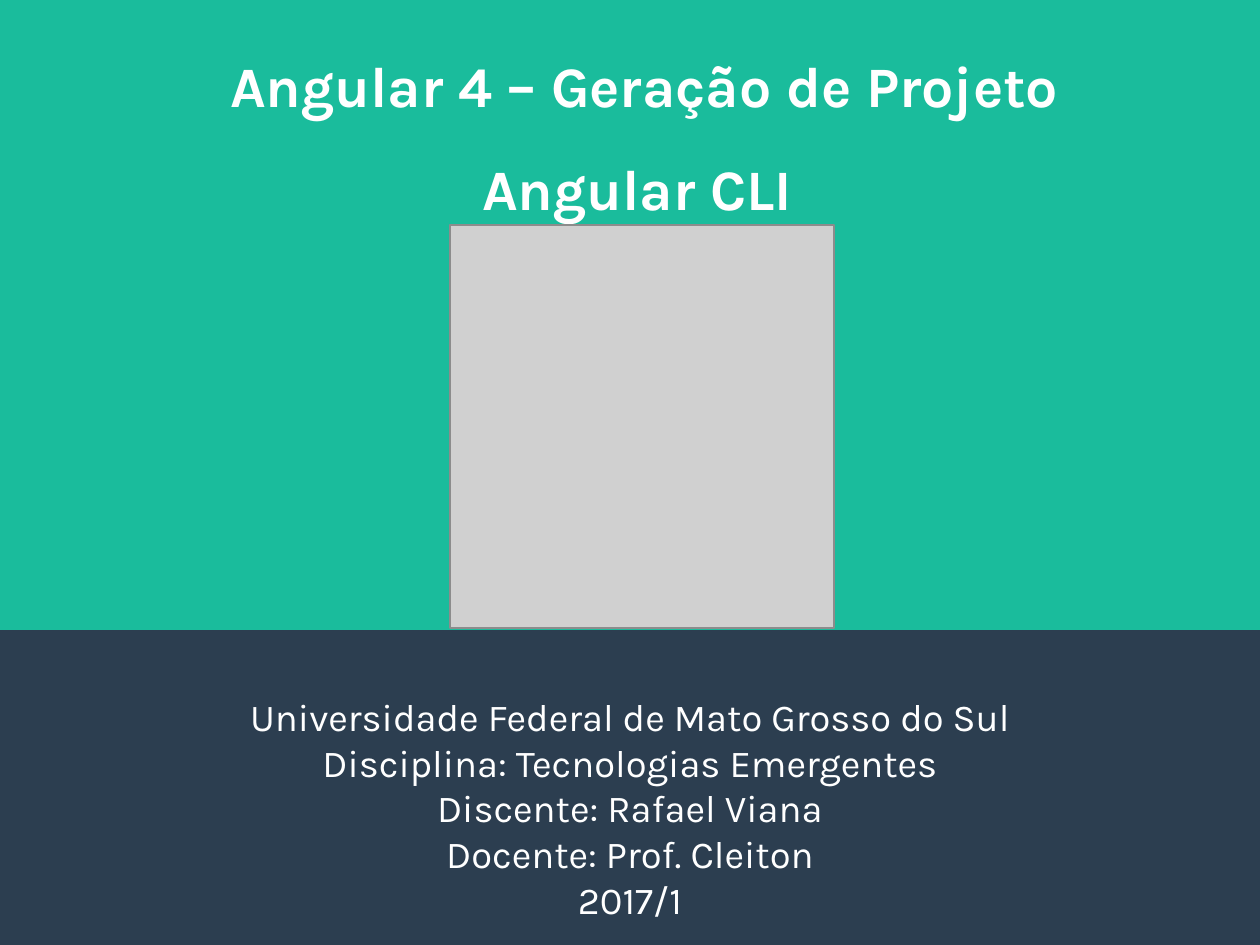
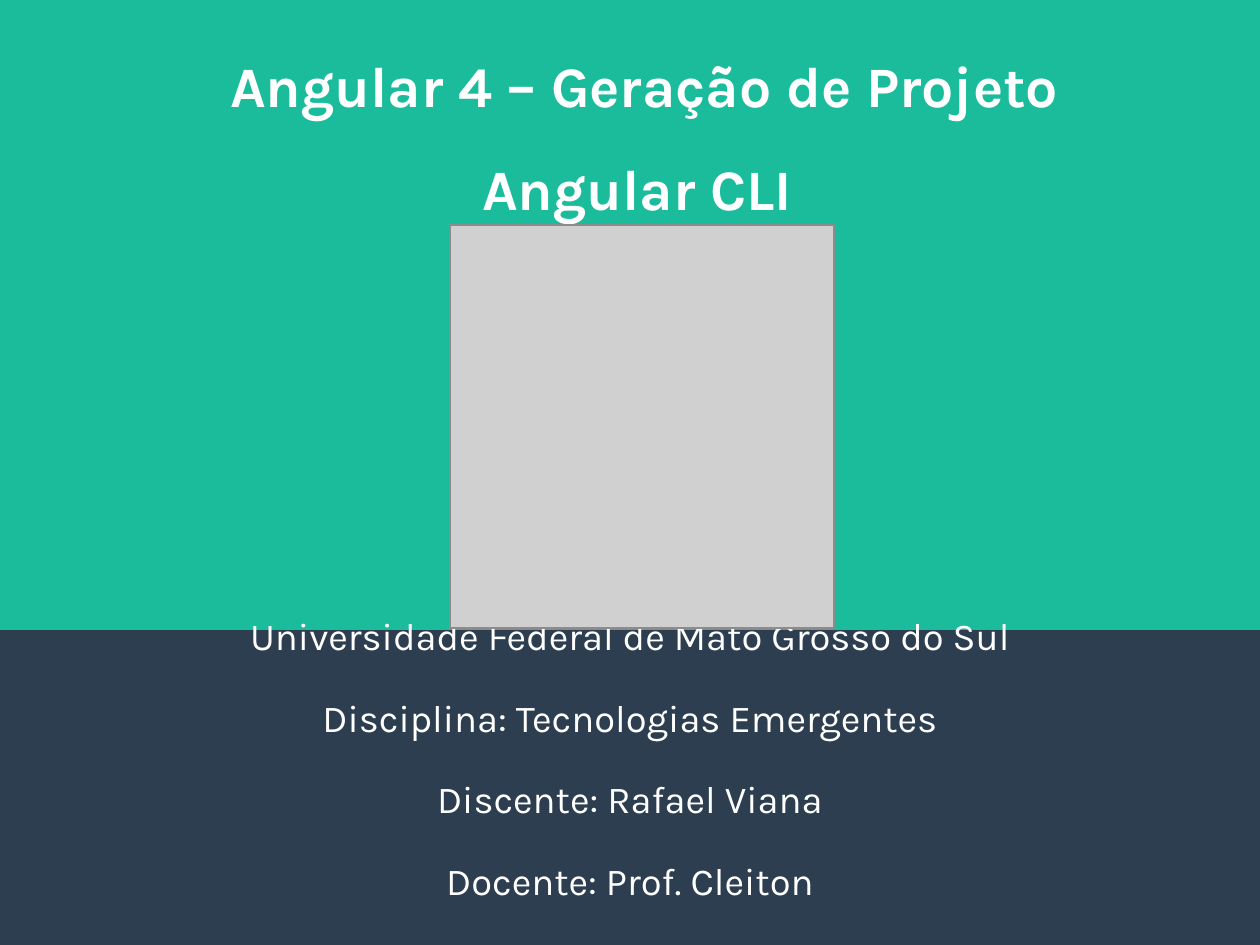
Before and after one commit to rafaelgov95/TE, a slide deck: slide 1 of Apresentação/Angular-4.odp. Drawn at 1260x945 pixels with LibreOffice and Linux fonts; fonts in the diff are those of the drawing; grey boxes stand for pictures. Boxes give left, top, right and bottom in pixels: in the first picture for what was removed or moved away, otherwise in the second. Text is boxed around its words. In the diff, an @@ line names an element or a change of style, - is before the commit and + after.

```diff
--- a/Apresentação/Angular-4.odp
+++ b/Apresentação/Angular-4.odp
@@ subtitle "Universidade Federal de Mato Grosso ...": place and size @@
-subtitle "Universidade Federal de Mato Grosso ..." at <box>250,704,1010,917</box>
+subtitle "Universidade Federal de Mato Grosso ..." at <box>250,616,1010,896</box>
@@ subtitle "Universidade Federal de Mato Grosso ..." at <box>250,616,1010,896</box>: more space between paragraphs @@
```
Also in this commit, not shown: 3 other slides changed, 1 other file.
